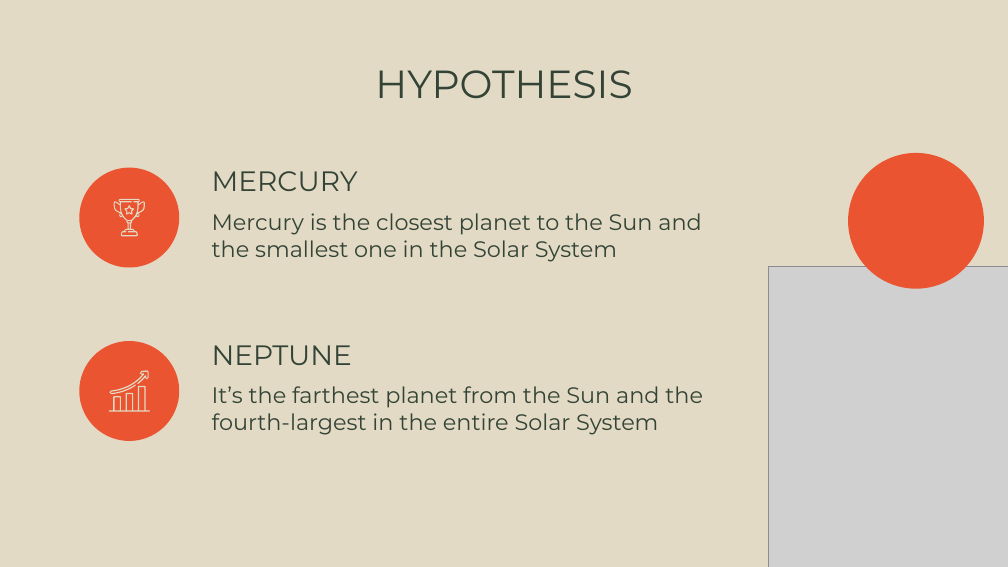
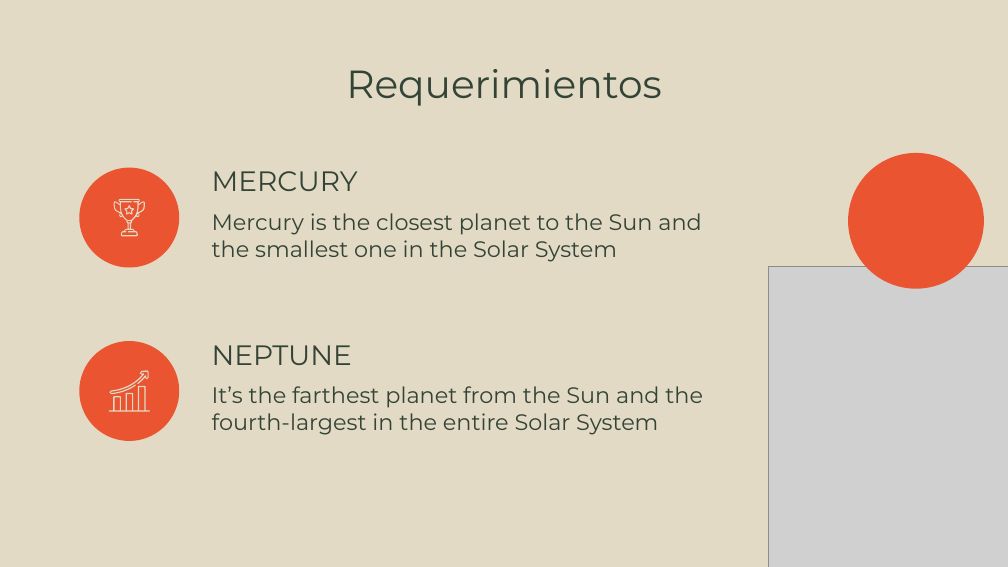
Before and after one commit to mo201801/trabajogrado, a slide deck: slide 21 of ocr-ppt.pptx (slide 20 before the commit). Drawn at 1008x567 pixels with LibreOffice and Linux fonts; fonts in the diff are those of the drawing; grey boxes stand for pictures. Boxes give left, top, right and bottom in pixels: in the first picture for what was removed or moved away, otherwise in the second. Text is boxed around its words. In the diff, an @@ line names an element or a change of style, - is before the commit and + after.

```diff
--- a/ocr-ppt.pptx
+++ b/ocr-ppt.pptx
@@ title at bbox=[346, 69, 661, 106]: text changed @@
-HYPOTHESIS
+Requerimientos
```
Also in this commit, not shown: 4 other slides changed, 8 slides added, 6 slides removed.
